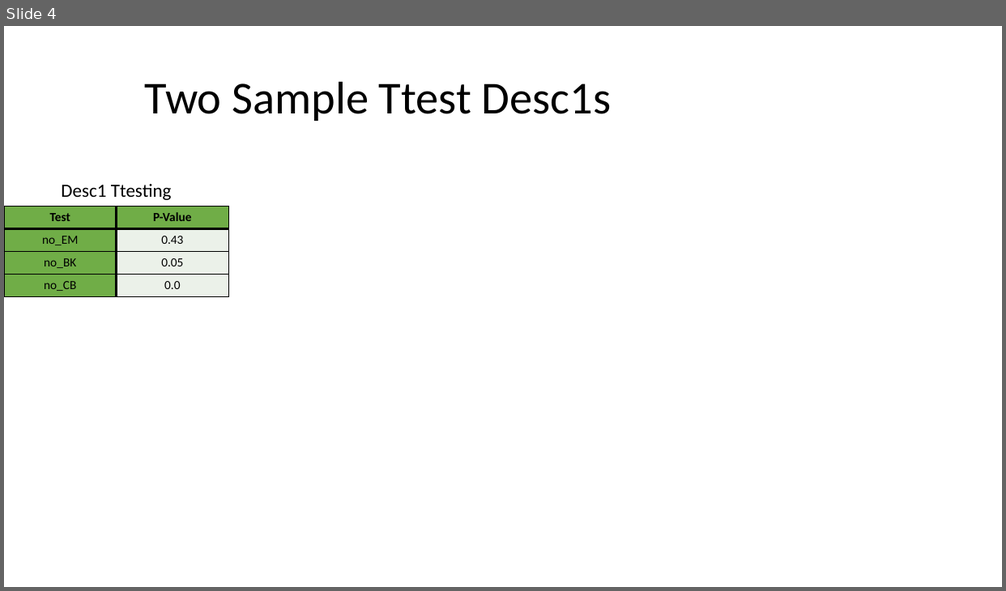
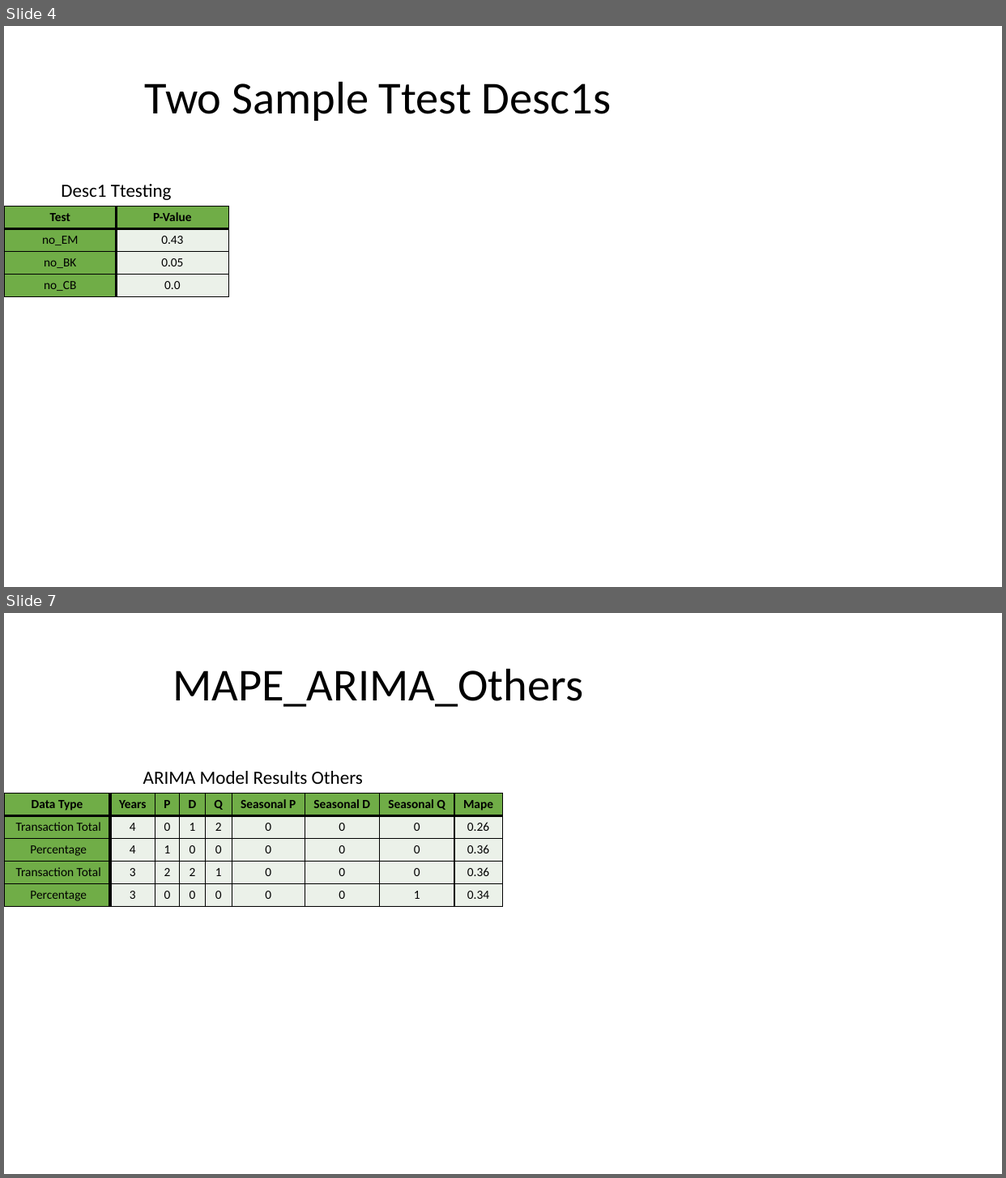
Before and after one commit to lelandjmurrin/Acquisition_Due_Dilligence_Capstone_Project, a slide deck: data/presentation_tables.pptm. Shown one above the other, each under a label of ours: slide 4 before the commit, slides 4 and 7 after it; the slides between them are not shown. The pictures are 1006x591 and 1006x1178 pixels, drawn with LibreOffice and Linux fonts; fonts in the diff are those of the drawing. Boxes give left, top, right and bottom in pixels: in the first picture for what was removed or moved away, otherwise in the second. Text is boxed around its words. In the diff, an @@ line names an element or a change of style, - is before the commit and + after.

Commit message:
Cleaning up create_ppt_table function to generate new tables and modify existing tables to add to master presentation

```diff
--- a/data/presentation_tables.pptm
+++ b/data/presentation_tables.pptm
@@ slide 7 added at [4,613,1002,1174], background #FFFFFF @@
@@ title added at [172,668,583,707], 44 pt, text #000000 @@
+MAPE_ARIMA_Others
@@ table added at [4,763,503,905], 6 rows, 9 columns @@
+ARIMA Model Results Others |  |  |  |  |  |  |  | 
+Data Type | Years | P | D | Q | Seasonal P | Seasonal D | Seasonal Q | Mape
+Transaction Total | 4 | 0 | 1 | 2 | 0 | 0 | 0 | 0.26
+Percentage | 4 | 1 | 0 | 0 | 0 | 0 | 0 | 0.36
+Transaction Total | 3 | 2 | 2 | 1 | 0 | 0 | 0 | 0.36
+Percentage | 3 | 0 | 0 | 0 | 0 | 0 | 1 | 0.34
```
Also in this commit, not shown: 1 slide changed, 8 other slides added, 1 other file.
